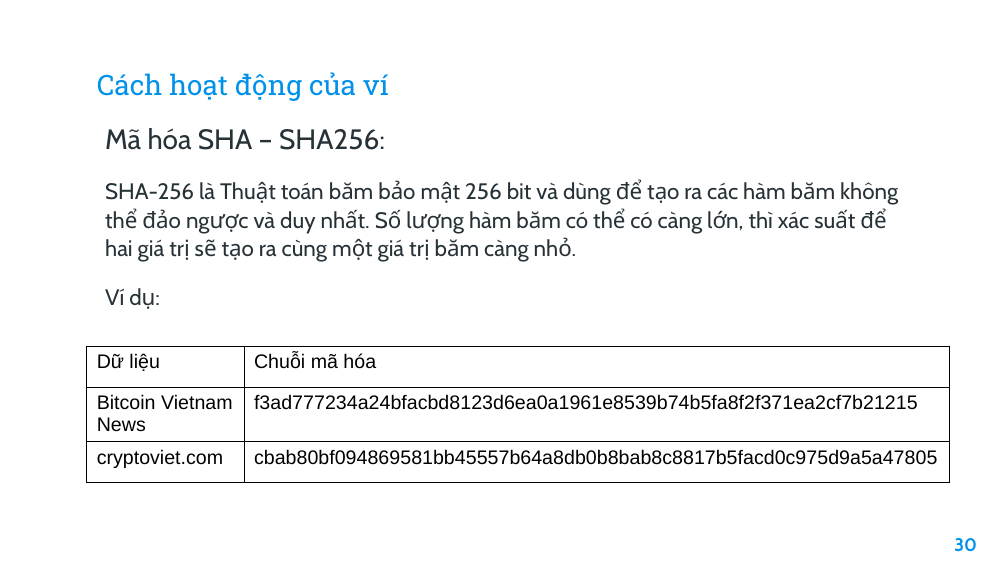
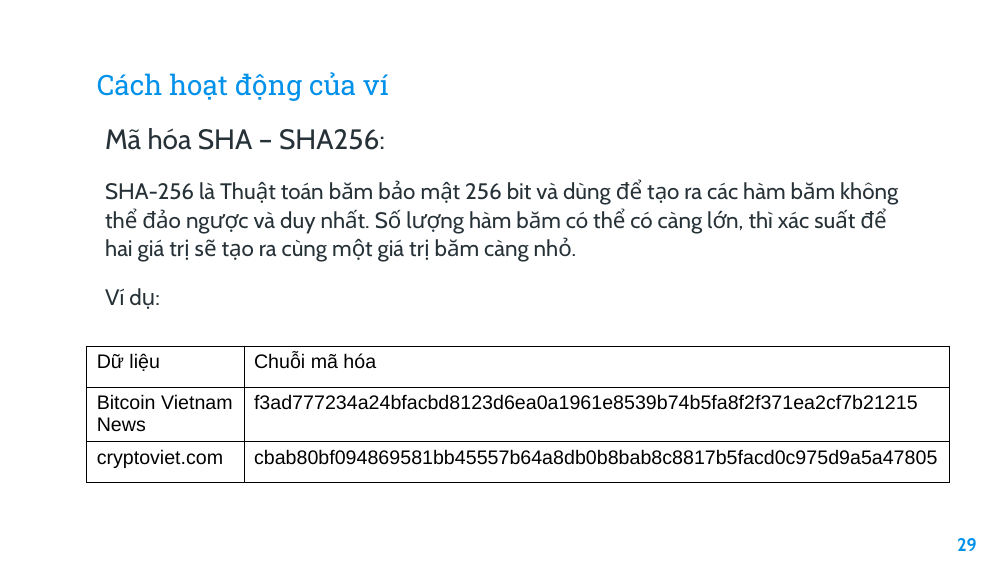
Before and after one commit to TccKaiCi/blockChainWallet, a slide deck: slide 30 of atbmhttt2.pptx (slide 31 before the commit). Drawn at 1008x567 pixels with LibreOffice and Linux fonts; fonts in the diff are those of the drawing; background and template pictures are left out. Boxes give left, top, right and bottom in pixels: in the first picture for what was removed or moved away, otherwise in the second. Text is boxed around its words. In the diff, an @@ line names an element or a change of style, - is before the commit and + after.

```diff
--- a/atbmhttt2.pptx
+++ b/atbmhttt2.pptx
@@ text at (x1=957, y1=538, x2=977, y2=551): text changed @@
-30
+29
```
Also in this commit, not shown: 24 other slides changed, 1 slide added, 1 slide removed, 1 other file.
